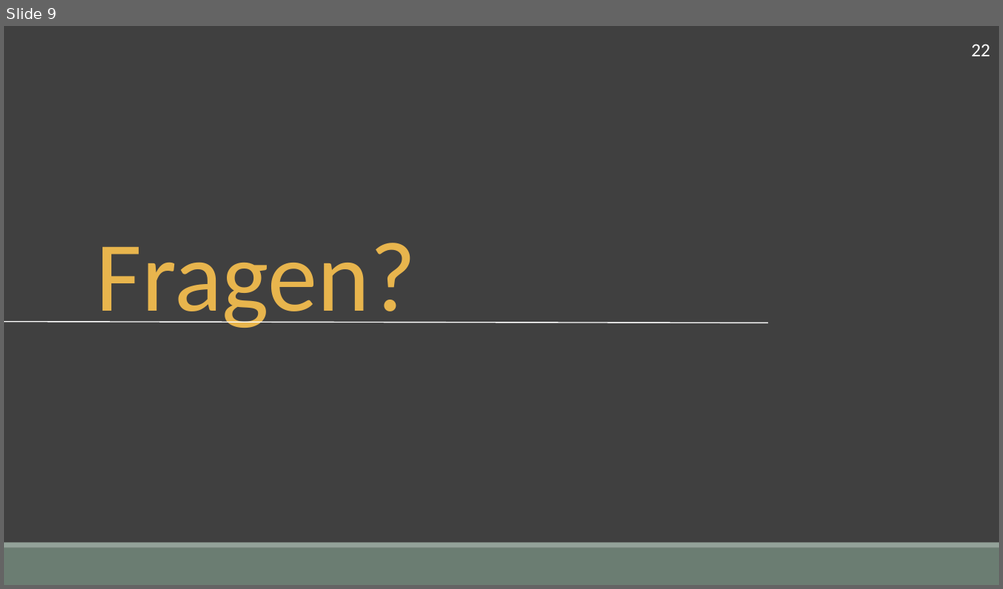
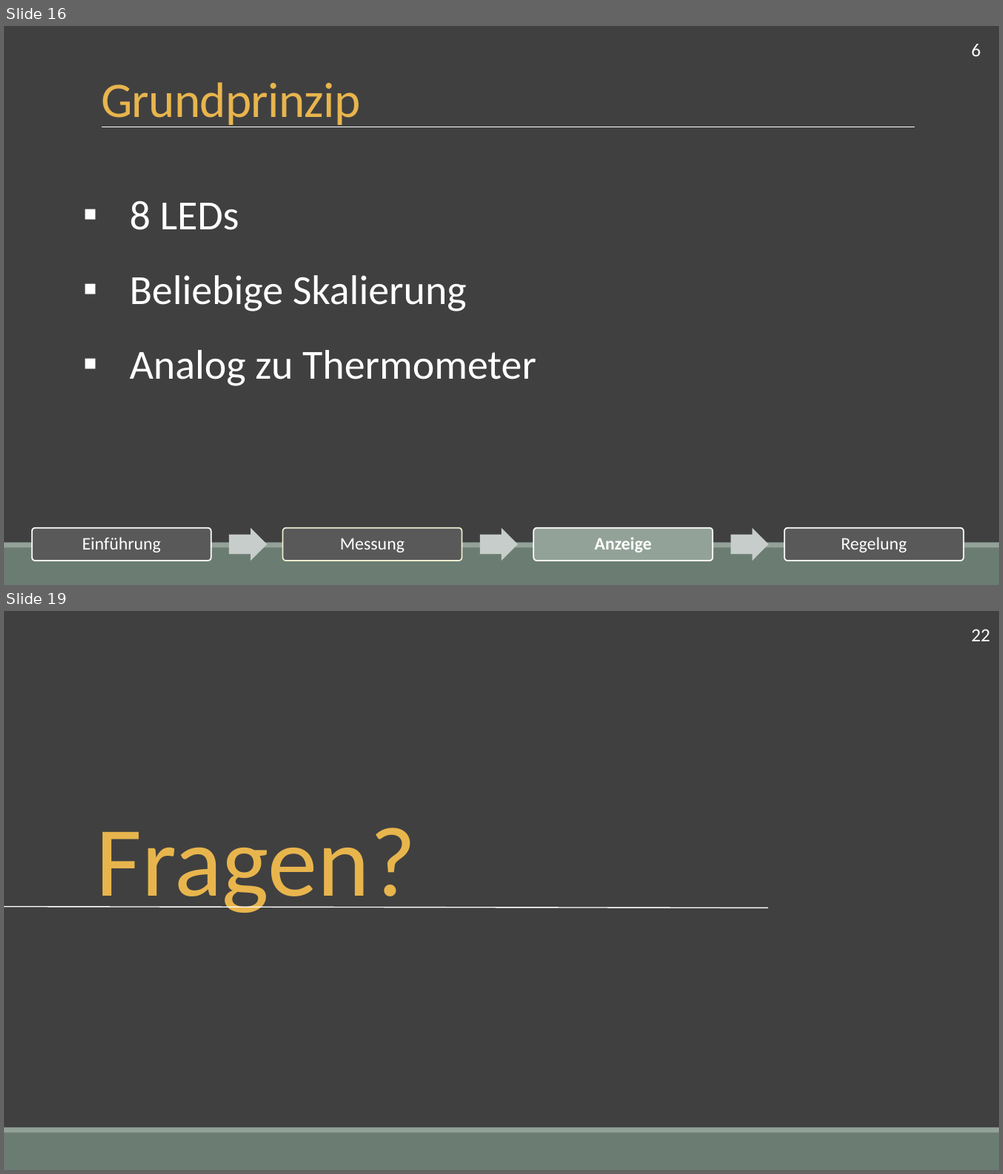
Before and after one commit to fluoxa/funWithFan, a slide deck: CS14FunWithLuefter/Vortrag/Thermoluefter.pptx. Shown one above the other, each under a label of ours: slide 9 before the commit, slides 16 and 19 after it; the slides between them are not shown. The pictures are 1003x589 and 1003x1174 pixels, drawn with LibreOffice and Linux fonts; fonts in the diff are those of the drawing. Boxes give left, top, right and bottom in pixels: in the first picture for what was removed or moved away, otherwise in the second. Text is boxed around its words. In the diff, an @@ line names an element or a change of style, - is before the commit and + after.

```diff
--- a/CS14FunWithLuefter/Vortrag/Thermoluefter.pptx
+++ b/CS14FunWithLuefter/Vortrag/Thermoluefter.pptx
@@ slide 16 added at (4,26,999,585), background #404040; not listed: 2 template elements that a slide beside it also shows @@
@@ text added at (971,44,981,56), 18 pt, text #FFFFFF @@
+6
@@ title added at (101,82,360,127), 48 pt, text #E8B54D @@
+Grundprinzip
@@ line added from (102, 127) to (915, 127), #FFFFFF 0.5 pt @@
@@ text added at (130,201,536,386), 40 pt, text #FFFFFF @@
+▪ 8 LEDs
+▪ Beliebige Skalierung
+▪ Analog zu Thermometer
@@ group added at (31,528,964,561): 4 rounded rectangles, 4 texts, 3 right arrows @@
+Einführung
+Messung
+Anzeige
+Regelung
@@ what was slide 9 is now slide 19 @@
```
Also in this commit, not shown: 6 slides changed, 9 other slides added, 6 other files.
